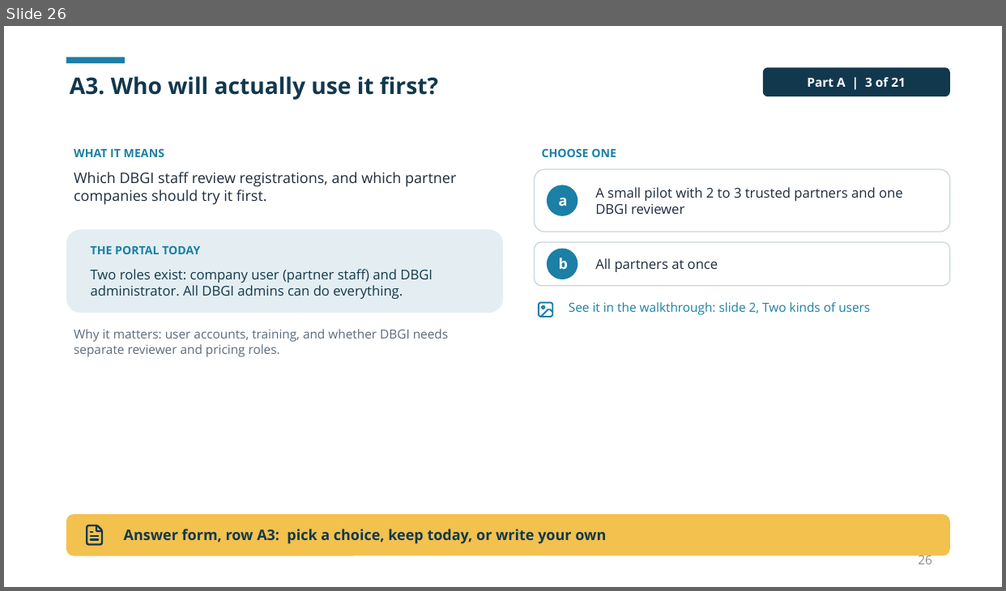
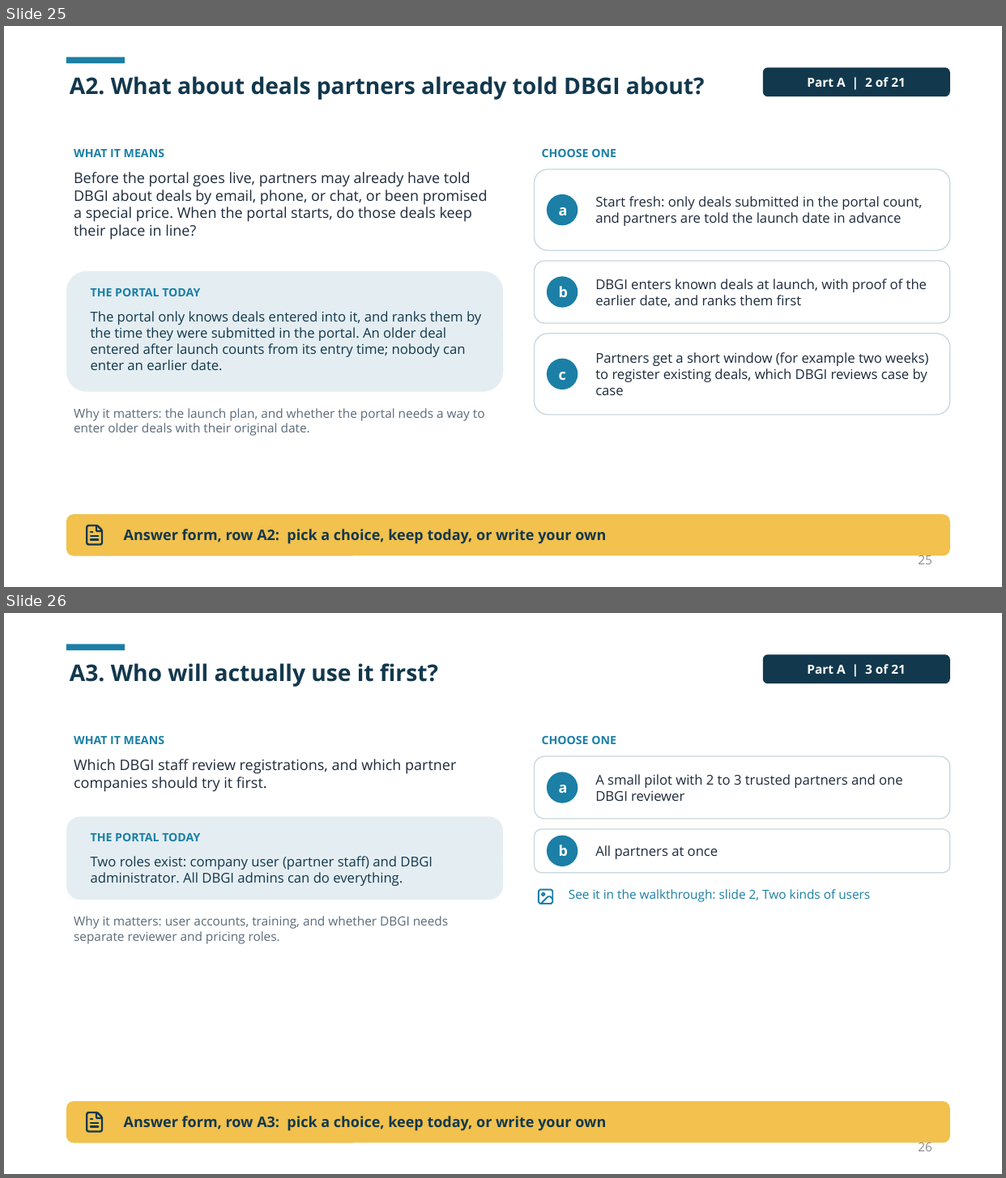
Before and after one commit to dbsuarez/dbgi-deal-registration-portal, a slide deck: docs/guides/Portal User Guide/Using the DBGI Portal.pptx. Shown one above the other, each under a label of ours: slide 26 before the commit, slides 25 and 26 after it. The pictures are 1006x591 and 1006x1178 pixels, drawn with LibreOffice and Linux fonts; fonts in the diff are those of the drawing. Boxes give left, top, right and bottom in pixels: in the first picture for what was removed or moved away, otherwise in the second. Text is boxed around its words. In the diff, an @@ line names an element or a change of style, - is before the commit and + after.

```diff
--- a/docs/guides/Portal User Guide/Using the DBGI Portal.pptx
+++ b/docs/guides/Portal User Guide/Using the DBGI Portal.pptx
@@ slide 25 added at box(4, 26, 1002, 587), background #FFFFFF @@
@@ rectangle added at box(66, 58, 125, 63), fill #1B7FA6 @@
@@ rounded rectangle added at box(763, 68, 950, 97), fill #12384D, 12 pt, text #FFFFFF, bold @@
+Part A | 2 of 21
@@ text added at box(70, 76, 704, 100), 22 pt, text #12384D, bold @@
+A2. What about deals partners already told DBGI about?
@@ text added at box(74, 148, 164, 157), 11 pt, text #1B7FA6, bold @@
+WHAT IT MEANS
@@ rounded rectangle added at box(534, 169, 950, 250), fill #FFFFFF, outline #C9D6DE 1 pt @@
@@ text added at box(542, 148, 616, 157), 11 pt, text #1B7FA6, bold @@
+CHOOSE ONE
@@ text added at box(74, 172, 488, 240), 14 pt, text #1E2B3C @@
+Before the portal goes live, partners may already have told DBGI about deals by email, phone, or chat, or been promised a special price. When the portal starts, do those deals keep their place in line?
@@ ellipse added at box(547, 194, 578, 226), fill #1B7FA6, 14 pt, text #FFFFFF, bold @@
+a
@@ text added at box(595, 196, 922, 226), 13 pt, text #1E2B3C @@
+Start fresh: only deals submitted in the portal count, and partners are told the launch date in advance
@@ rounded rectangle added at box(534, 261, 950, 323), fill #FFFFFF, outline #C9D6DE 1 pt @@
@@ rounded rectangle added at box(66, 271, 503, 392), fill #E4EEF2 @@
@@ text added at box(91, 288, 200, 297), 11 pt, text #1B7FA6, bold @@
+THE PORTAL TODAY
@@ ellipse added at box(547, 277, 578, 308), fill #1B7FA6, 14 pt, text #FFFFFF, bold @@
+b
@@ text added at box(595, 279, 927, 307), 13 pt, text #1E2B3C @@
+DBGI enters known deals at launch, with proof of the earlier date, and ranks them first
@@ text added at box(91, 311, 481, 370), 13 pt, text #12384D @@
+The portal only knows deals entered into it, and ranks them by the time they were submitted in the portal. An older deal entered after launch counts from its entry time; nobody can enter an earlier date.
@@ rounded rectangle added at box(534, 334, 950, 415), fill #FFFFFF, outline #C9D6DE 1 pt @@
@@ ellipse added at box(547, 358, 578, 390), fill #1B7FA6, 14 pt, text #FFFFFF, bold @@
+c
@@ text added at box(595, 352, 928, 395), 13 pt, text #1E2B3C @@
+Partners get a short window (for example two weeks) to register existing deals, which DBGI reviews case by case
@@ text added at box(74, 408, 485, 436), 12 pt, text #5B6B7A @@
+Why it matters: the launch plan, and whether the portal needs a way to enter older deals with their original date.
@@ rounded rectangle added at box(66, 515, 950, 557), fill #F2C14E @@
@@ freeform shape added at box(83, 524, 107, 547), outline #12384D 1.83 pt @@
@@ text added at box(124, 529, 606, 544), 14 pt, text #12384D, bold @@
+Answer form, row A2: pick a choice, keep today, or write your own
@@ page number added at box(918, 553, 932, 565), 12 pt, text #8C8D8E @@
+25
```
Also in this commit, not shown: 3 slides changed, 1 slide removed, 7 other files.
